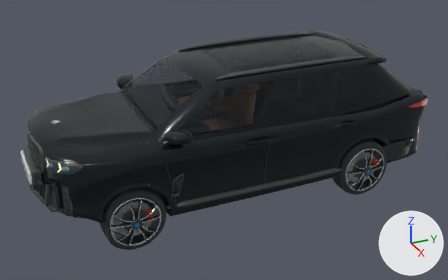
The glTF model vehicles/luxury_suv.glb as it was, and as the next commit left it.
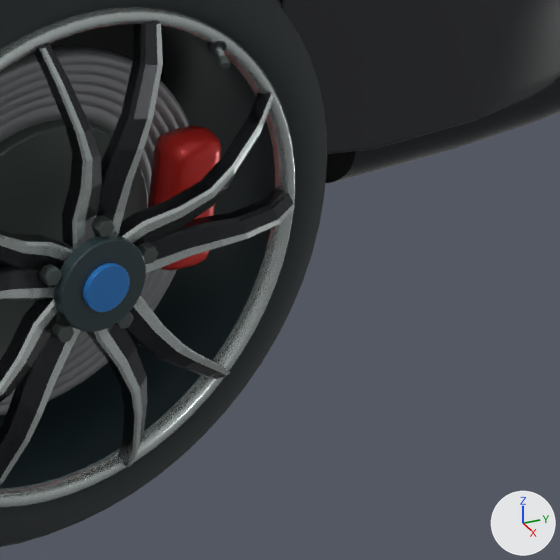
The first picture shows the older version from a camera (50 mm lens) standing at (6.53, -2.97, 3.94) and looking at (0.05, -0.05, 0.7). The close-ups show the older and then the newer version on the part from 80% to 91% of the width and 53% to 70% of the height of that picture. Only the edits that show in the close-ups are written down. The lights are fixed; the arrows at lower right show +X, +Y and +Z. Where no turn or scale is listed for an object, it has been applied to the vertices.

Objects in the first close-up: 'Anthracite wheel barrel.003', 'Blue hub enamel.003', 'Brake disc friction ring.003', 'Brake disc hat.003', 'Centre cap.003', 'Diamond cut rim.003', 'Five double spokes.003', 'Performance tire.003', 'Red brake caliper.003', 'SUV continuous sculpted body', 'Wraparound rear bumper' and 8 more.
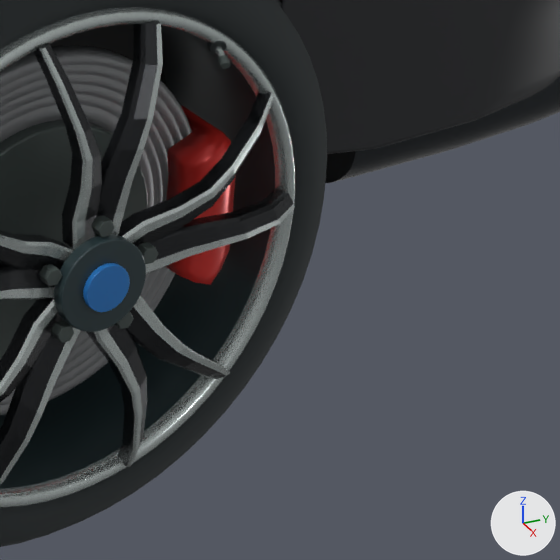
The change, as JSON lines over the scene's bpy script:
```json
{"op": "add", "block": "me_red_brake_caliper_casting_003", "code": ["me_red_brake_caliper_casting_003 = bpy.data.meshes.new('Red brake caliper casting.003')", "me_red_brake_caliper_casting_003.from_pydata(...)  # 72 vertices, 140 faces; spans x 0.813..0.932, y 1.647..1.72, z 0.285..0.465", "me_red_brake_caliper_casting_003.materials.append(mat_rescue_red_enamel)  # red #dd352f"]}
{"op": "remove", "block": "ob_red_brake_caliper_003", "code": ["ob_red_brake_caliper_003 = bpy.data.objects.new('Red brake caliper.003', me_kub_040)", "ob_red_brake_caliper_003.location = (1.034, 1.775, 0.51)"]}
{"op": "add", "block": "ob_red_brake_caliper_casting_003", "code": ["ob_red_brake_caliper_casting_003 = bpy.data.objects.new('Red brake caliper casting.003', me_red_brake_caliper_casting_003)", "ob_red_brake_caliper_casting_003.location = (0.0, 0.0, 0.0)"]}
```

Location of each change, (x1, y1, x2, y2) in pixels of the close-ups (560 x 560 px):
```json
{"object": "Red brake caliper casting.003", "change": "added", "after": [165, 105, 236, 285], "on screen": "red"}
{"object": "Red brake caliper.003", "change": "deleted", "before": [148, 126, 221, 270], "on screen": "red"}
```
